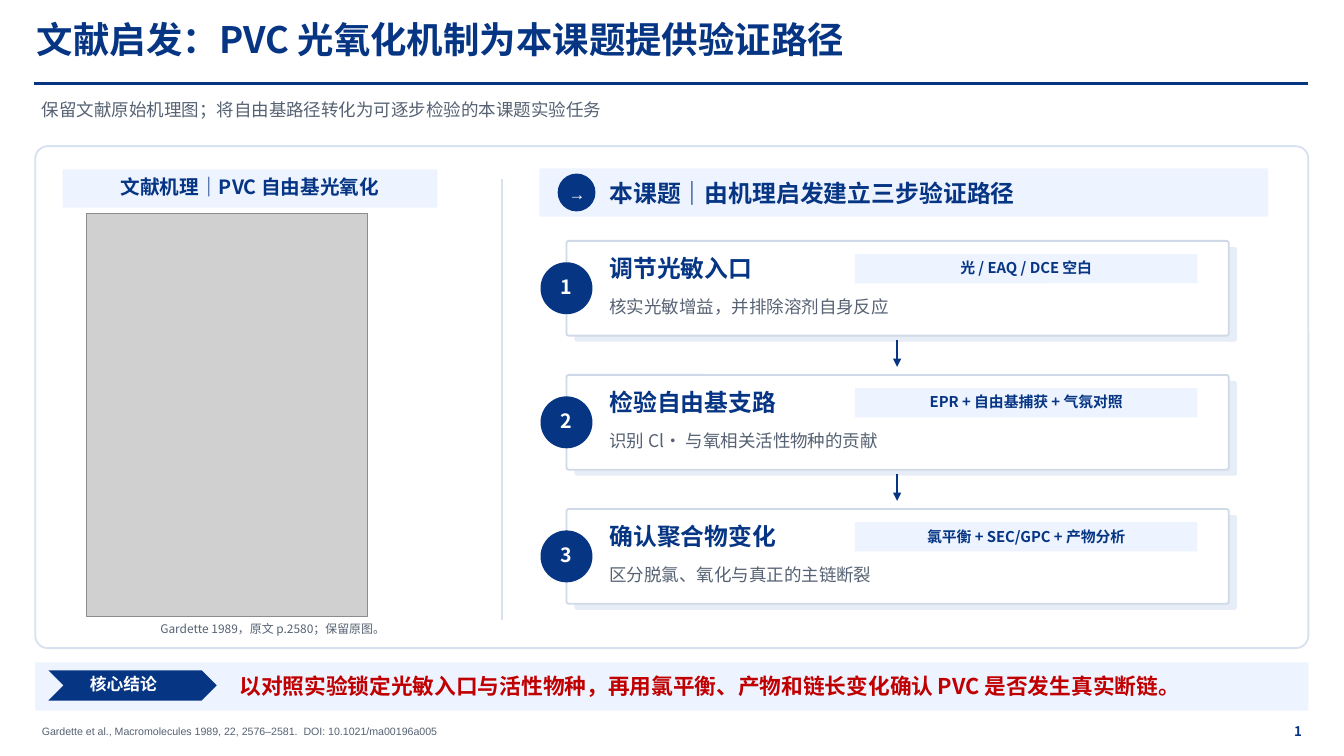
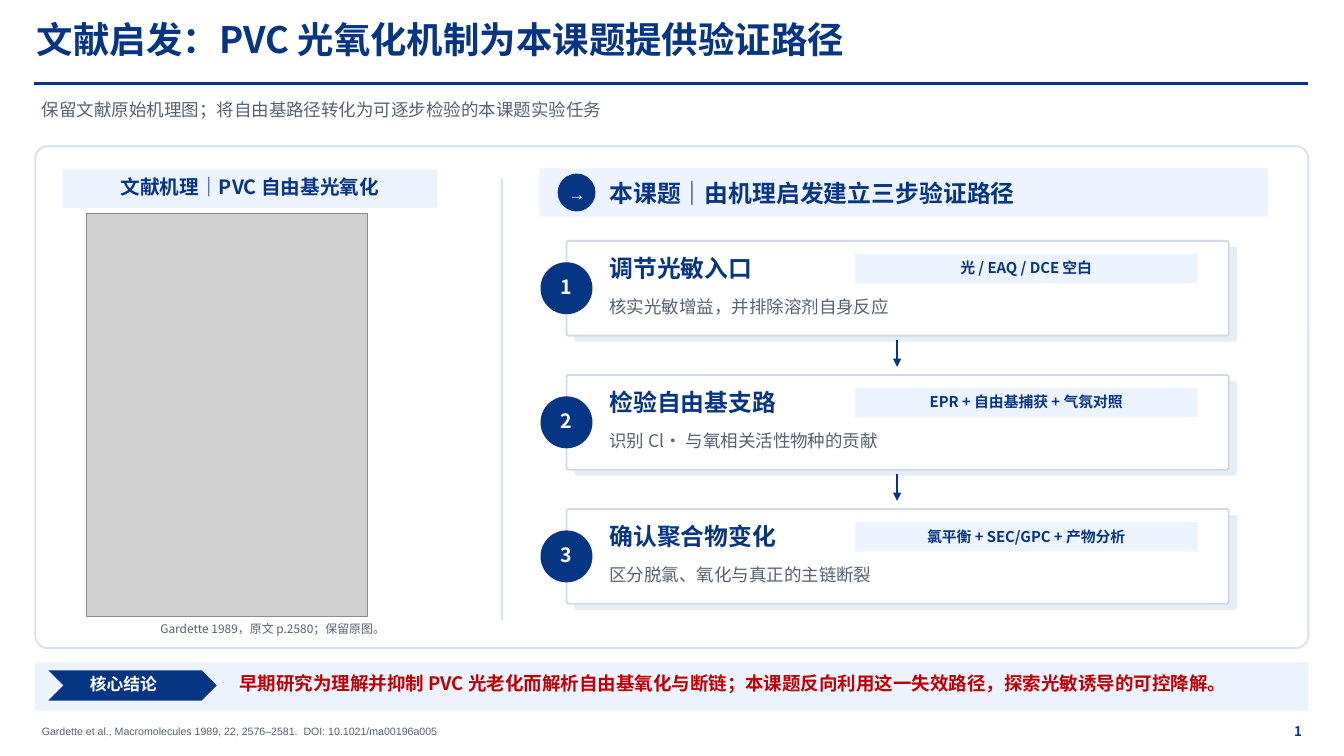
Before and after one commit to nabubu186-gif/test-codex, a slide deck: slide 1 of presentations/pvc-aq/PVC_Literature_Project_Vertical.pptx. Drawn at 1344x756 pixels with LibreOffice and Linux fonts; fonts in the diff are those of the drawing; grey boxes stand for pictures. Boxes give left, top, right and bottom in pixels: in the first picture for what was removed or moved away, otherwise in the second. Text is boxed around its words. In the diff, an @@ line names an element or a change of style, - is before the commit and + after.

```diff
--- a/presentations/pvc-aq/PVC_Literature_Project_Vertical.pptx
+++ b/presentations/pvc-aq/PVC_Literature_Project_Vertical.pptx
@@ text at bbox=[239, 674, 1226, 693]: text changed; size 15.5 to 13.2 pt @@
-以对照实验锁定光敏入口与活性物种，再用氯平衡、产物和链长变化确认 PVC 是否发生真实断链。
+早期研究为理解并抑制 PVC 光老化而解析自由基氧化与断链；本课题反向利用这一失效路径，探索光敏诱导的可控降解。
```
Also in this commit, not shown: 5 other files.
